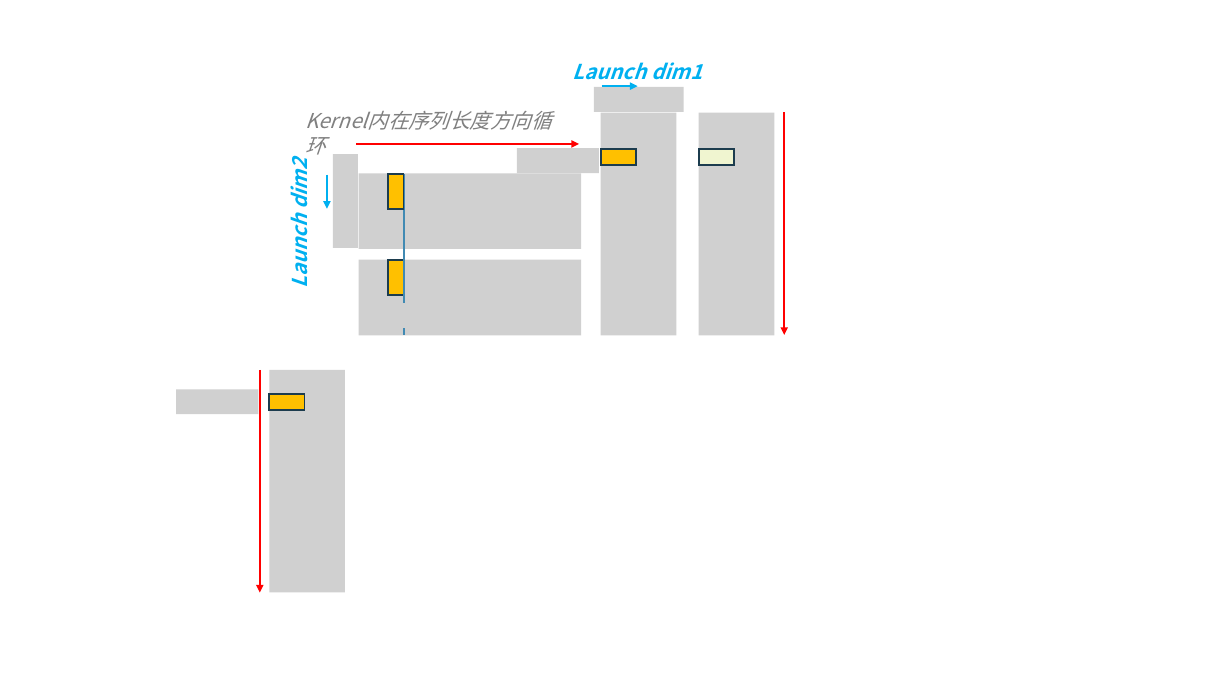
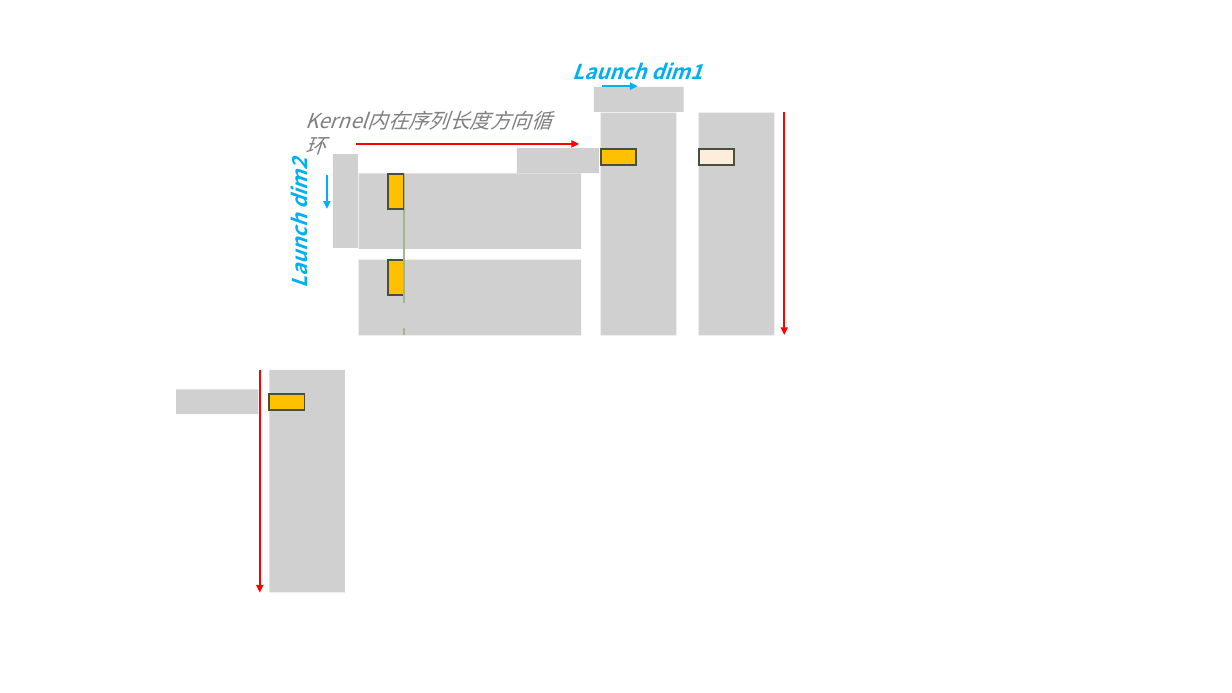
Before and after one commit to lcy-seso/Tiled-EfficientAttention, a slide deck: slide 5 of gla/figures/gated_linear_attention.pptx. Drawn at 1232x693 pixels with LibreOffice and Linux fonts; fonts in the diff are those of the drawing; grey boxes stand for pictures. Boxes give left, top, right and bottom in pixels: in the first picture for what was removed or moved away, otherwise in the second. Text is boxed around its words. In the diff, an @@ line names an element or a change of style, - is before the commit and + after.

```diff
--- a/gla/figures/gated_linear_attention.pptx
+++ b/gla/figures/gated_linear_attention.pptx
@@ rectangle at (x1=699, y1=149, x2=734, y2=165): fill #F0F5D0 to #FDEDDA; outline #1C3C4E 1.5 pt to #484F40 1.5 pt @@
@@ outline #1C3C4E 1.5 pt to #484F40 1.5 pt in 4 elements at (x1=270, y1=394, x2=305, y2=409), (x1=388, y1=259, x2=403, y2=294), (x1=601, y1=149, x2=636, y2=165), (x1=388, y1=173, x2=403, y2=208) @@
@@ line (404, 174) - (404, 335): stroke #418AB3 1.5 pt to #A5B592 1.5 pt @@
```
Also in this commit, not shown: 5 other slides changed, 4 other files.
